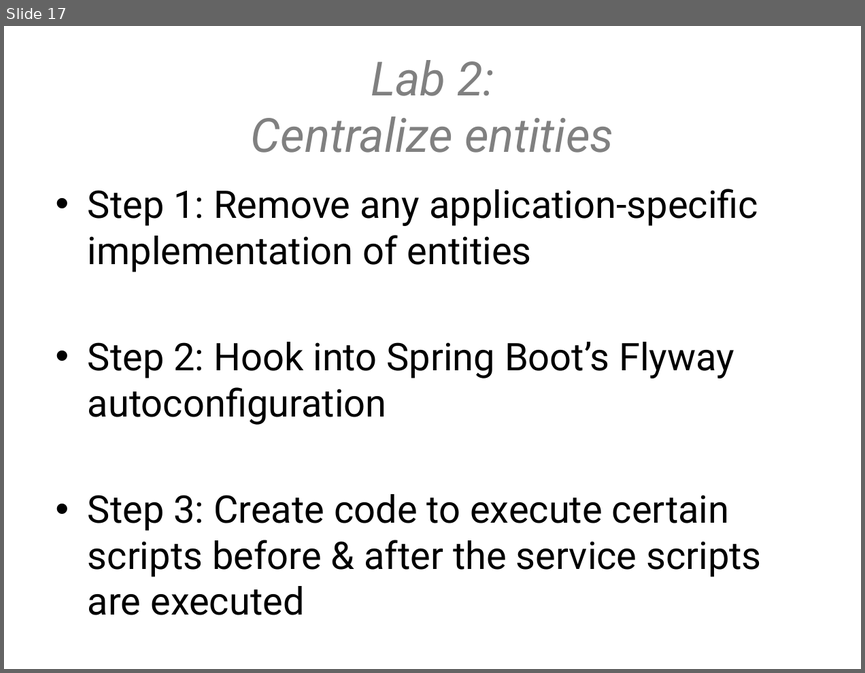
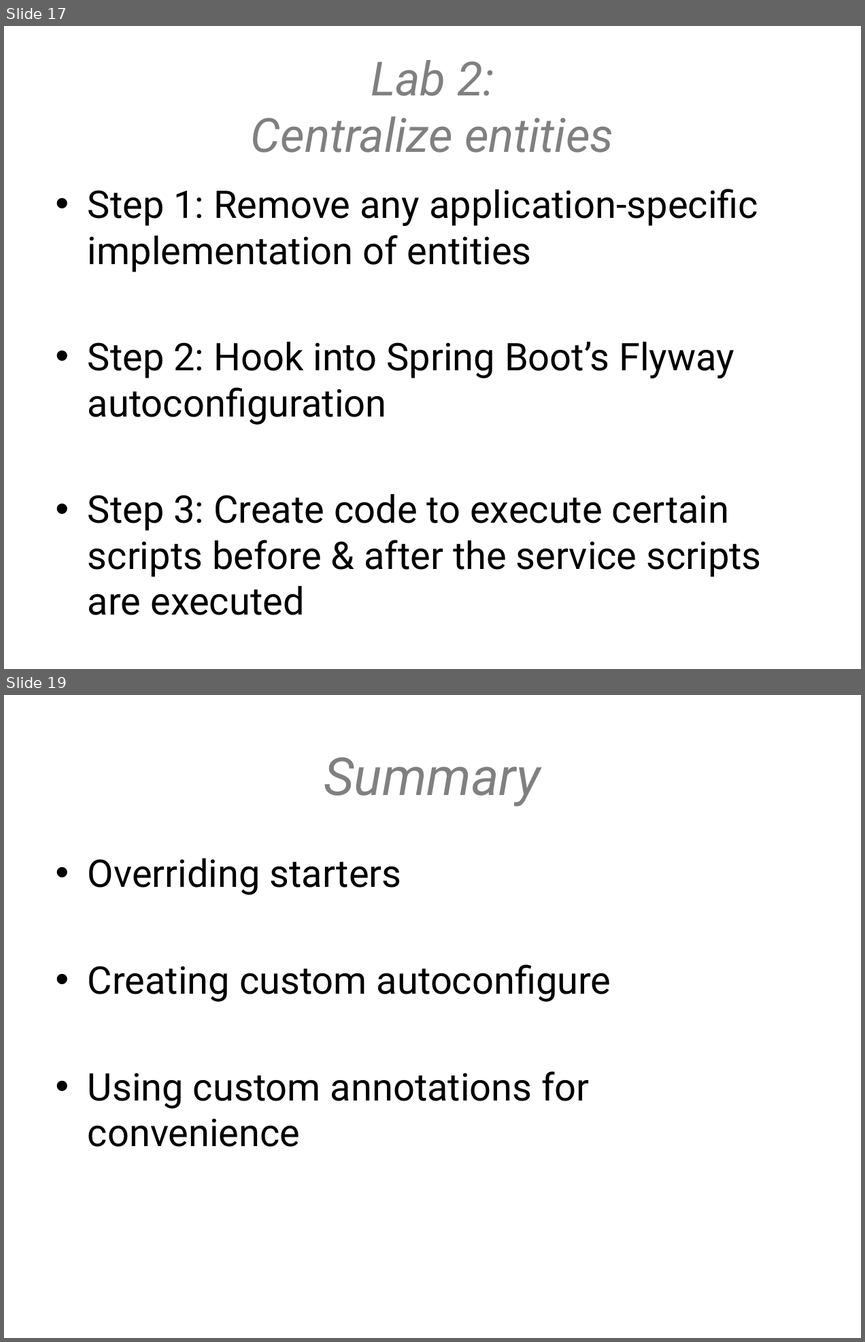
Before and after one commit to hawkeye-bot/springio2017, a slide deck: Spring boot - adapting to your environment.pptx. Shown one above the other, each under a label of ours: slide 17 before the commit, slides 17 and 19 after it; the slides between them are not shown. The pictures are 865x673 and 865x1342 pixels, drawn with LibreOffice and Linux fonts; fonts in the diff are those of the drawing; background and template pictures are left out. Boxes give left, top, right and bottom in pixels: in the first picture for what was removed or moved away, otherwise in the second. Text is boxed around its words. In the diff, an @@ line names an element or a change of style, - is before the commit and + after.

Commit message:
Spelling correction & summary sheets added

```diff
--- a/Spring boot - adapting to your environment.pptx
+++ b/Spring boot - adapting to your environment.pptx
@@ slide 19 added at (4,695,861,1338), background #FFFFFF; not listed: 1 template element that a slide beside it also shows @@
@@ title added at (324,757,541,807), 44 pt, text #808080, italic @@
+Summary
@@ text added at (88,858,611,1147), 32 pt, text #000000 @@
+• Overriding starters
+• Creating custom autoconfigure
+• Using custom annotations for convenience
```
Also in this commit, not shown: 1 slide changed, 1 other slide added.
